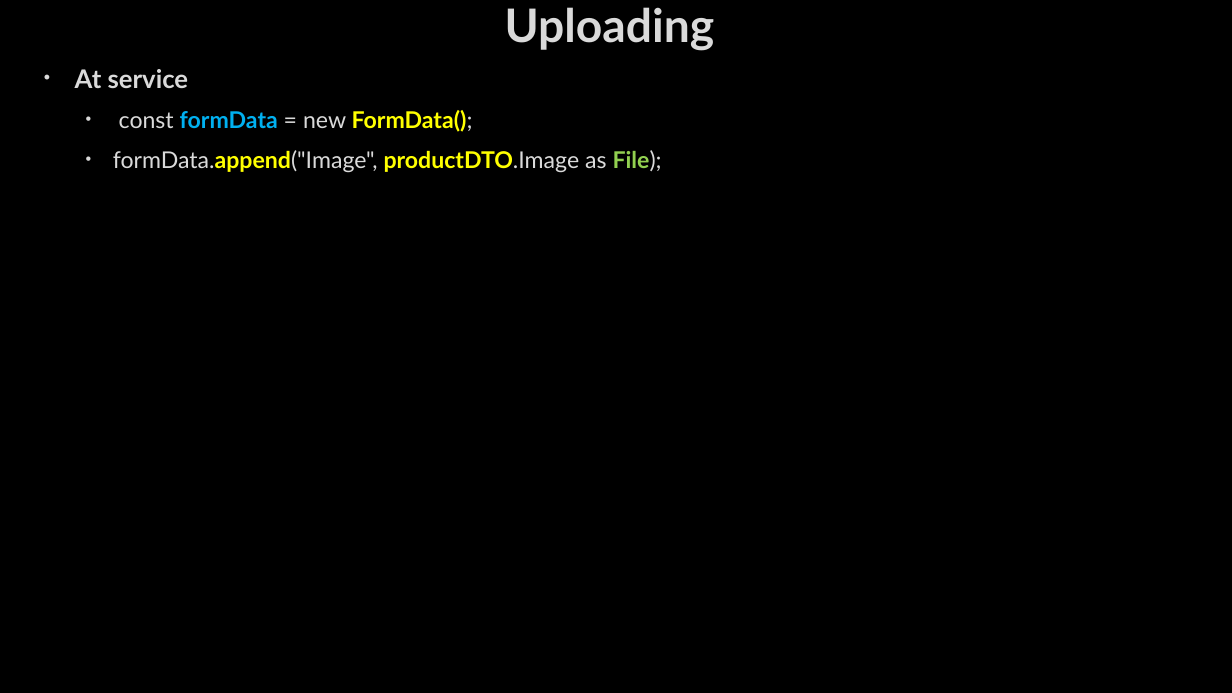
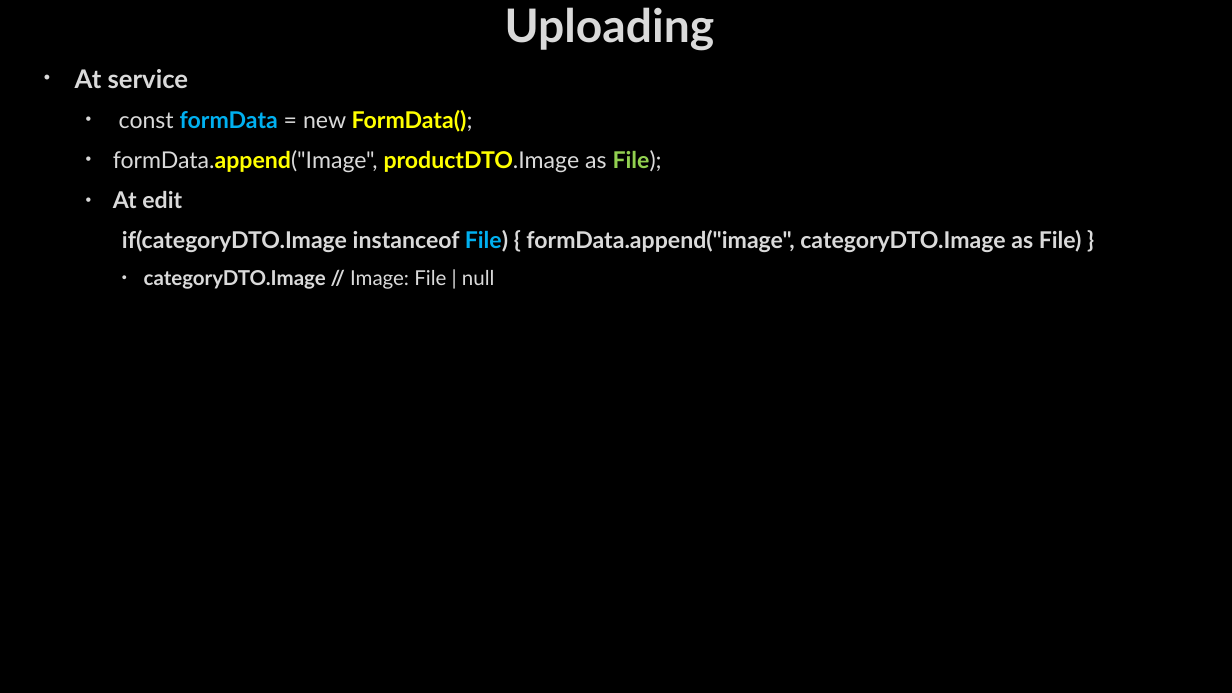
Before and after one commit to AhmedMohamedSamir1/Summary, a slide deck: slide 91 of Angular & type script/Angular.pptx (slide 89 before the commit). Drawn at 1232x693 pixels with LibreOffice and Linux fonts; fonts in the diff are those of the drawing; background and template pictures are left out. Boxes give left, top, right and bottom in pixels: in the first picture for what was removed or moved away, otherwise in the second. Text is boxed around its words. In the diff, an @@ line names an element or a change of style, - is before the commit and + after.

```diff
--- a/Angular & type script/Angular.pptx
+++ b/Angular & type script/Angular.pptx
@@ text at box(113, 191, 1082, 289): paragraphs added @@
+  • At edit
+    if(categoryDTO.Image instanceof File) { formData.append("image", categoryDTO.Image as File) }
+    • categoryDTO.Image // Image: File | null
```
Also in this commit, not shown: 3 other slides changed, 7 slides added, 1 slide removed, 3 other files.
